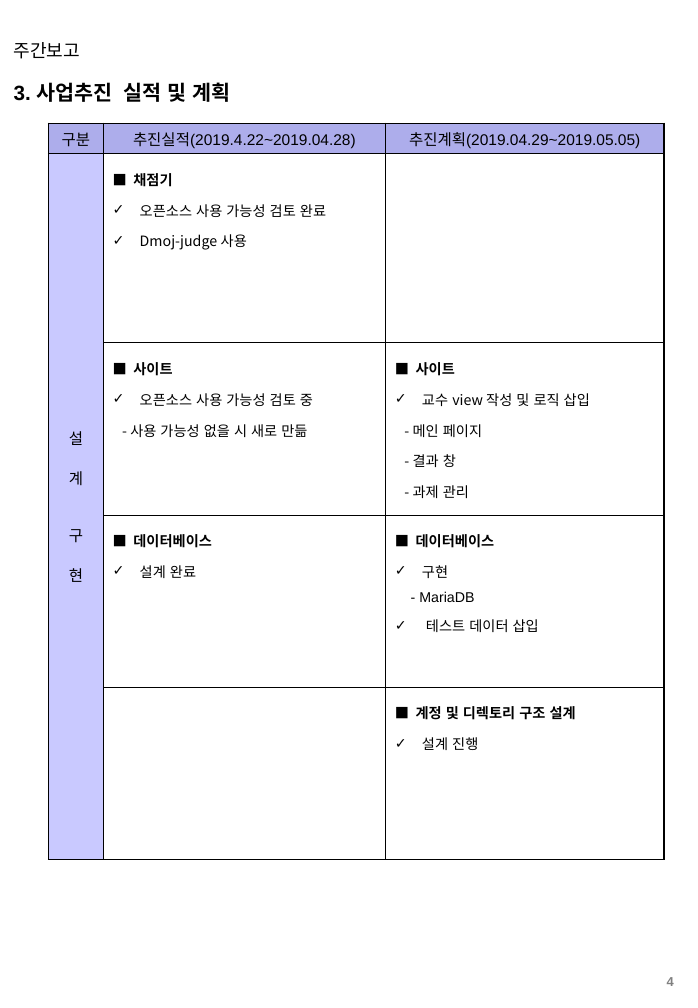
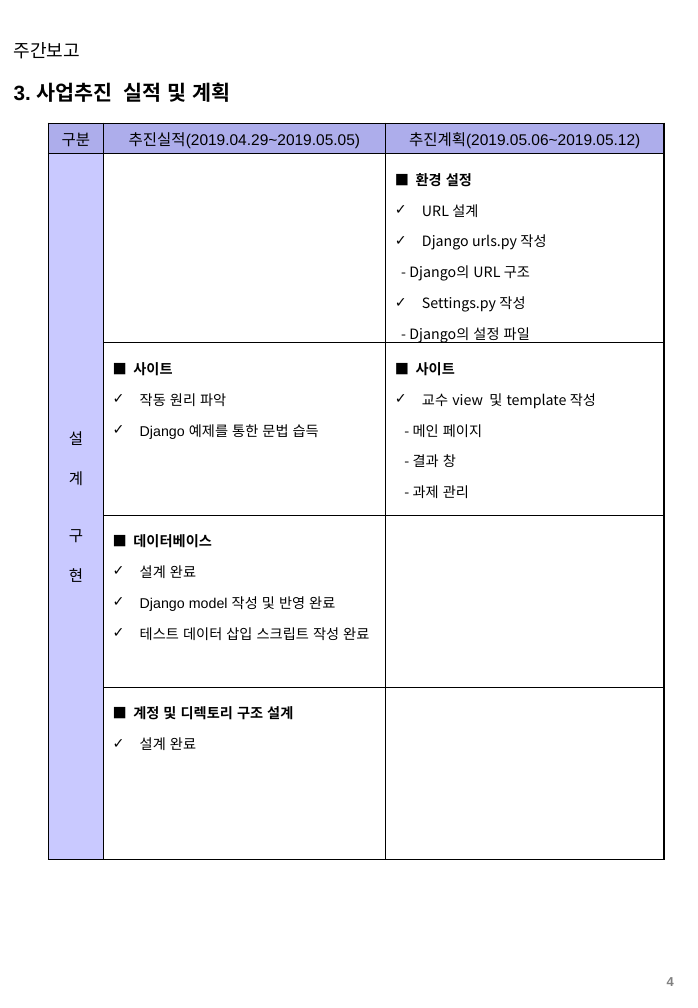
Before and after one commit to ByoungJoonIm/Capstone_Design, a slide deck: slide 4 of docs/capstone_docs/weekly/10주차_주간보고서(0227).ppt. Drawn at 698x1008 pixels with LibreOffice and Linux fonts; fonts in the diff are those of the drawing; background and template pictures are left out. Boxes give left, top, right and bottom in pixels: in the first picture for what was removed or moved away, otherwise in the second. Text is boxed around its words. In the diff, an @@ line names an element or a change of style, - is before the commit and + after.

```diff
--- a/docs/capstone_docs/weekly/10주차_주간보고서(0227).ppt
+++ b/docs/capstone_docs/weekly/10주차_주간보고서(0227).ppt
@@ table at (48,123,664,859) @@
-row 1, column 2: 추진실적(2019.4.22~2019.04.28)
+row 1, column 2: 추진실적(2019.04.29~2019.05.05)
-row 1, column 3: 추진계획(2019.04.29~2019.05.05)
+row 1, column 3: 추진계획(2019.05.06~2019.05.12)
-row 2, column 2: ■ 채점기 / 오픈소스 사용 가능성 검토 완료 / Dmoj-judge 사용
+row 2, column 2: 
-row 2, column 3: 
+row 2, column 3: ■ 환경 설정 / URL 설계 / Django urls.py 작성 / - Django의 URL 구조 / Settings.py 작성 / - Django의 설정 파일
-row 3, column 2: ■ 사이트 / 오픈소스 사용 가능성 검토 중 / - 사용 가능성 없을 시 새로 만듦
+row 3, column 2: ■ 사이트 / 작동 원리 파악 / Django 예제를 통한 문법 습득
-row 3, column 3: ■ 사이트 / 교수 view 작성 및 로직 삽입 / - 메인 페이지 / - 결과 창 / - 과제 관리
+row 3, column 3: ■ 사이트 / 교수 view 및 template 작성 / - 메인 페이지 / - 결과 창 / - 과제 관리
-row 4, column 2: ■ 데이터베이스 / 설계 완료
+row 4, column 2: ■ 데이터베이스 / 설계 완료 / Django model 작성 및 반영 완료 / 테스트 데이터 삽입 스크립트 작성 완료
-row 4, column 3: ■ 데이터베이스 / 구현 / - MariaDB / 테스트 데이터 삽입
+row 4, column 3: 
-row 5, column 2: 
+row 5, column 2: ■ 계정 및 디렉토리 구조 설계 / 설계 완료
-row 5, column 3: ■ 계정 및 디렉토리 구조 설계 / 설계 진행
+row 5, column 3: 
```
Also in this commit, not shown: 4 other slides changed, 1 other file.
